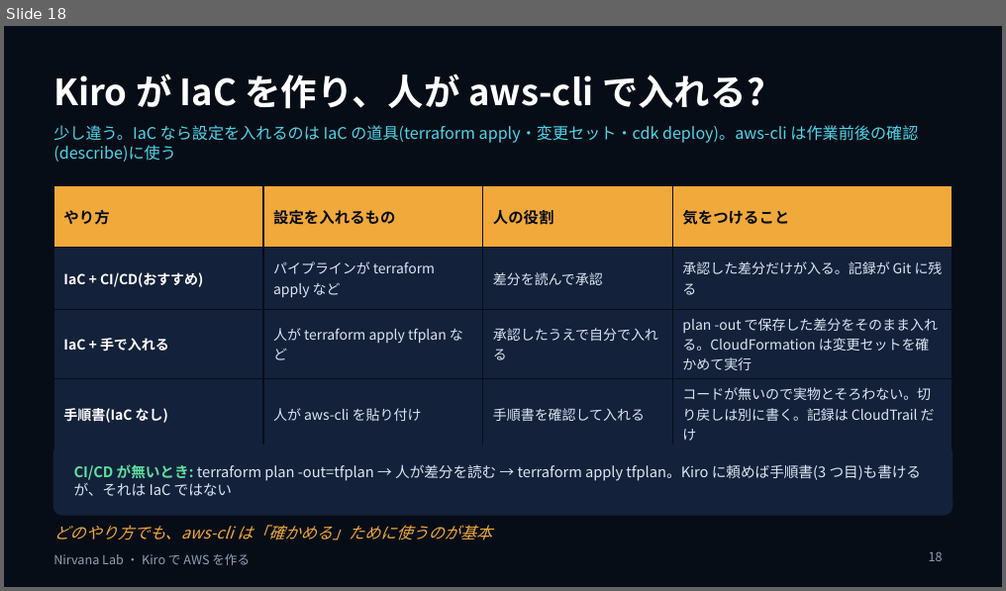
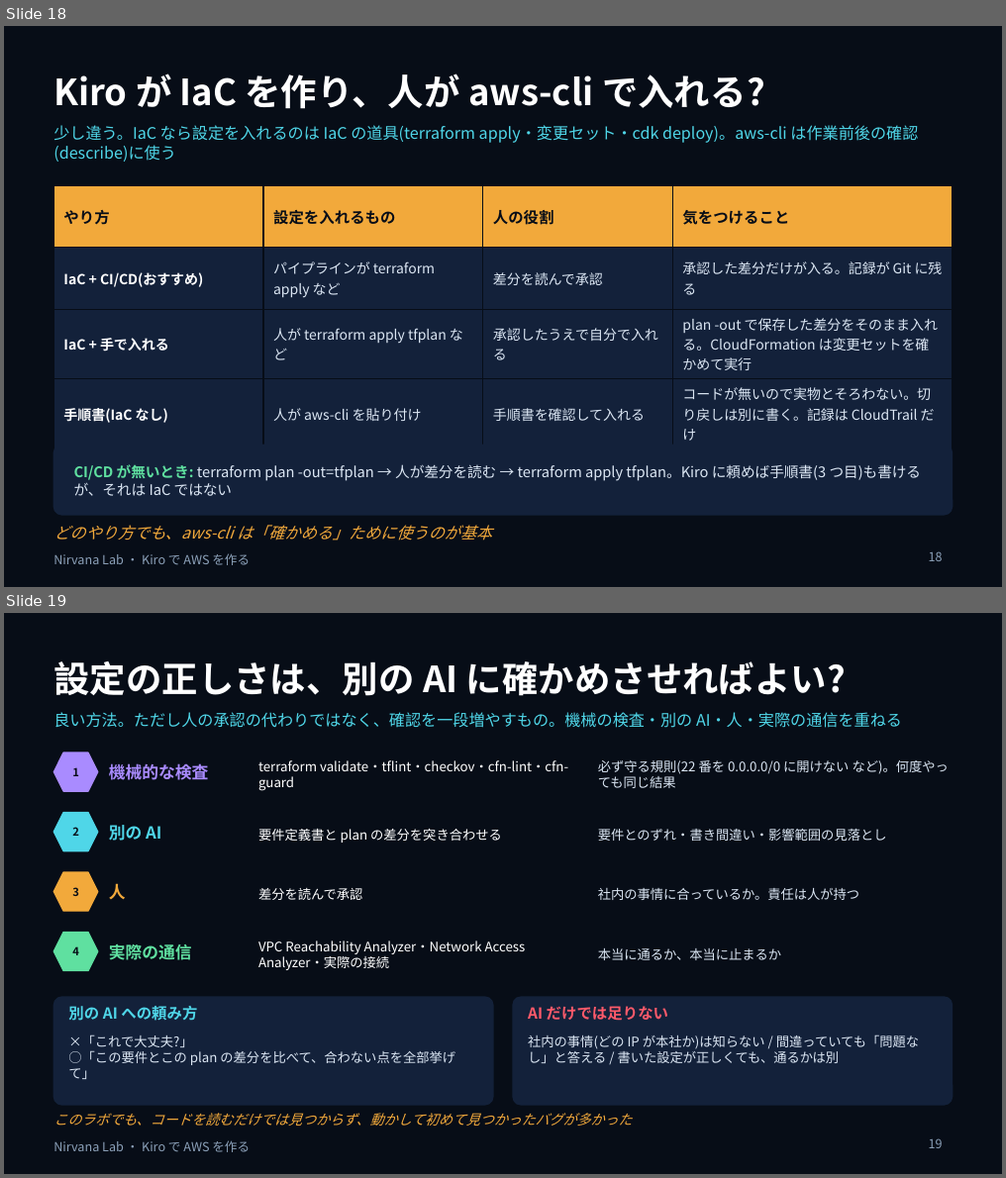
Before and after one commit to w-index-m/nirvana-lab, a slide deck: docs/ai-driven-dev-kiro.pptx. Shown one above the other, each under a label of ours: slide 18 before the commit, slides 18 and 19 after it. The pictures are 1006x591 and 1006x1178 pixels, drawn with LibreOffice and Linux fonts; fonts in the diff are those of the drawing. Boxes give left, top, right and bottom in pixels: in the first picture for what was removed or moved away, otherwise in the second. Text is boxed around its words. In the diff, an @@ line names an element or a change of style, - is before the commit and + after.

```diff
--- a/docs/ai-driven-dev-kiro.pptx
+++ b/docs/ai-driven-dev-kiro.pptx
@@ slide 19 added at [4, 613, 1002, 1174], background #070D17; not listed: 1 template element that a slide beside it also shows @@
@@ title added at [54, 662, 846, 696], 26 pt, text #FFFFFF, bold @@
+設定の正しさは、別の AI に確かめさせればよい?
@@ text added at [54, 712, 902, 728], 11.5 pt, text #4FD6E8 @@
+良い方法。ただし人の承認の代わりではなく、確認を一段増やすもの。機械の検査・別の AI・人・実際の通信を重ねる
@@ hexagon added at [54, 753, 98, 791], fill #A98BFF, outline #A98BFF 1 pt @@
@@ text added at [258, 761, 568, 791], 9.5 pt, text #FFFFFF @@
+terraform validate・tflint・checkov・cfn-lint・cfn-guard
@@ text added at [598, 761, 948, 788], 9.5 pt, text #DBE6F3 @@
+必ず守る規則(22 番を 0.0.0.0/0 に開けない など)。何度やっても同じ結果
@@ text added at [72, 767, 79, 776], 8 pt, text #070D17, bold @@
+1
@@ text added at [109, 763, 209, 780], 12 pt, text #A98BFF, bold @@
+機械的な検査
@@ hexagon added at [54, 813, 98, 852], fill #4FD6E8, outline #4FD6E8 1 pt @@
@@ text added at [72, 827, 79, 836], 8 pt, text #070D17, bold @@
+2
@@ text added at [109, 825, 161, 841], 12 pt, text #4FD6E8, bold @@
+別の AI
@@ text added at [258, 828, 502, 843], 9.5 pt, text #FFFFFF @@
+要件定義書と plan の差分を突き合わせる
@@ text added at [598, 829, 887, 841], 9.5 pt, text #DBE6F3 @@
+要件とのずれ・書き間違い・影響範囲の見落とし
@@ hexagon added at [54, 872, 98, 911], fill #F2A93B, outline #F2A93B 1 pt @@
@@ text added at [72, 887, 79, 896], 8 pt, text #070D17, bold @@
+3
@@ text added at [109, 883, 126, 899], 12 pt, text #F2A93B, bold @@
+人
@@ text added at [258, 888, 363, 900], 9.5 pt, text #FFFFFF @@
+差分を読んで承認
@@ text added at [598, 888, 859, 900], 9.5 pt, text #DBE6F3 @@
+社内の事情に合っているか。責任は人が持つ
@@ hexagon added at [54, 933, 98, 971], fill #5FE0A0, outline #5FE0A0 1 pt @@
@@ text added at [72, 947, 79, 956], 8 pt, text #070D17, bold @@
+4
@@ text added at [109, 945, 192, 960], 12 pt, text #5FE0A0, bold @@
+実際の通信
@@ text added at [258, 941, 526, 970], 9.5 pt, text #FFFFFF @@
+VPC Reachability Analyzer・Network Access Analyzer・実際の接続
@@ text added at [598, 949, 782, 960], 9.5 pt, text #DBE6F3 @@
+本当に通るか、本当に止まるか
@@ rounded rectangle added at [54, 997, 493, 1105], fill #13213A, outline #13213A 1 pt @@
@@ rounded rectangle added at [513, 997, 952, 1105], fill #13213A, outline #13213A 1 pt @@
@@ text added at [68, 1006, 197, 1021], 11 pt, text #4FD6E8, bold @@
+別の AI への頼み方
@@ text added at [528, 1006, 668, 1021], 11 pt, text #FF5A6A, bold @@
+AI だけでは足りない
@@ text added at [68, 1035, 455, 1079], 9.5 pt, text #DBE6F3 @@
+×「これで大丈夫?」
+○「この要件とこの plan の差分を比べて、合わない点を全部挙げて」
@@ text added at [528, 1035, 919, 1063], 9.5 pt, text #DBE6F3 @@
+社内の事情(どの IP が本社か)は知らない / 間違っていても「問題なし」と答える / 書いた設定が正しくても、通るかは別
@@ text added at [54, 1113, 632, 1126], 10 pt, text #F2A93B, italic @@
+このラボでも、コードを読むだけでは見つからず、動かして初めて見つかったバグが多かった
@@ page number added at [929, 1139, 943, 1149], 9 pt, text #8BA0B8 @@
+19
```
Also in this commit, not shown: 3 other files.
